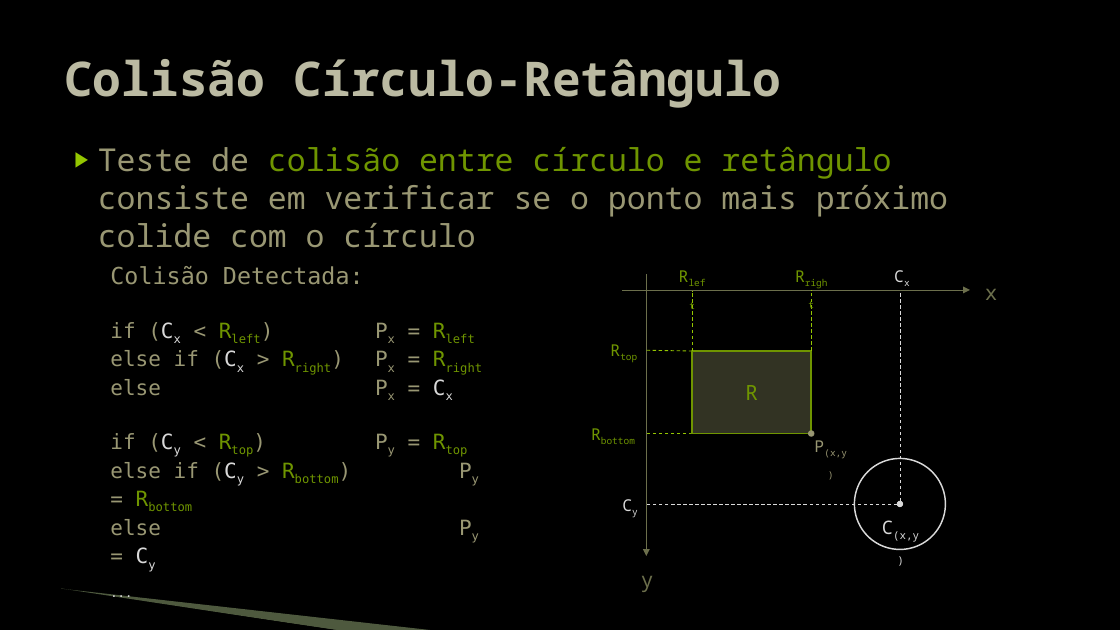
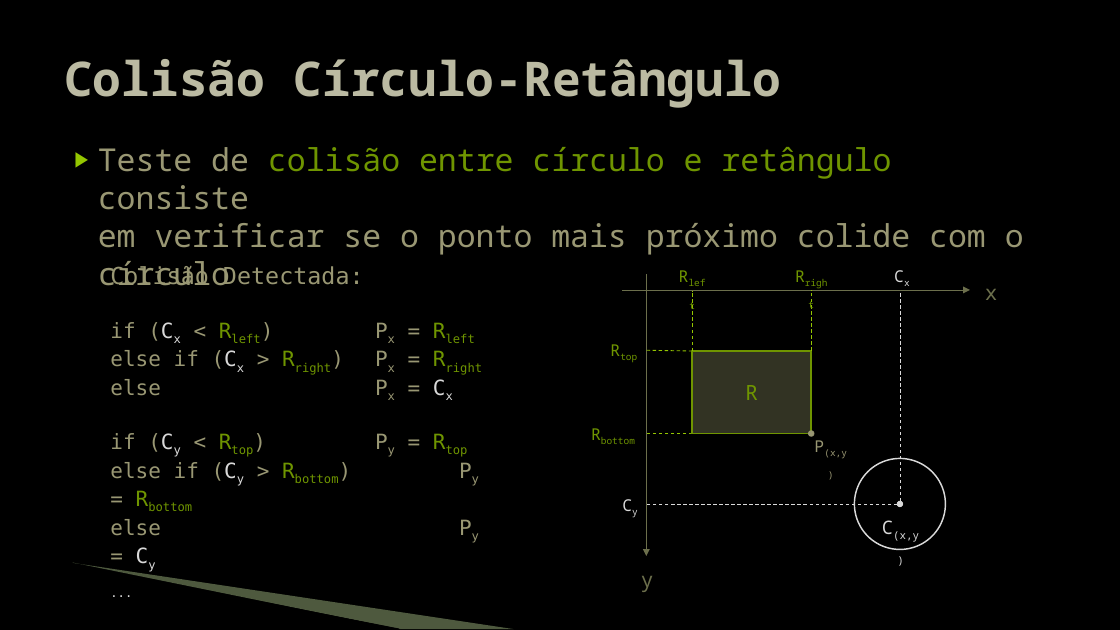
Before and after one commit to JudsonSS/Jogos, a slide deck: slide 17 of Slides/10. Detecção de Colisão.pptx (slide 15 before the commit). Drawn at 1120x630 pixels with LibreOffice and Linux fonts; fonts in the diff are those of the drawing; background and template pictures are left out. Boxes give left, top, right and bottom in pixels: in the first picture for what was removed or moved away, otherwise in the second. Text is boxed around its words. In the diff, an @@ line names an element or a change of style, - is before the commit and + after.

```diff
--- a/Slides/10. Detecção de Colisão.pptx
+++ b/Slides/10. Detecção de Colisão.pptx
@@ text "Teste de colisão entre círculo ..." rewrapped from box(98, 147, 948, 248) to box(98, 147, 1024, 286) @@
@@ freeform shape: place and size @@
-freeform shape at box(60, 590, 340, 630)
+freeform shape at box(71, 565, 400, 629)
@@ freeform shape: place and size @@
-freeform shape at box(61, 589, 437, 630)
+freeform shape at box(73, 563, 514, 629)
```
Also in this commit, not shown: 17 other slides changed, 2 slides added.
